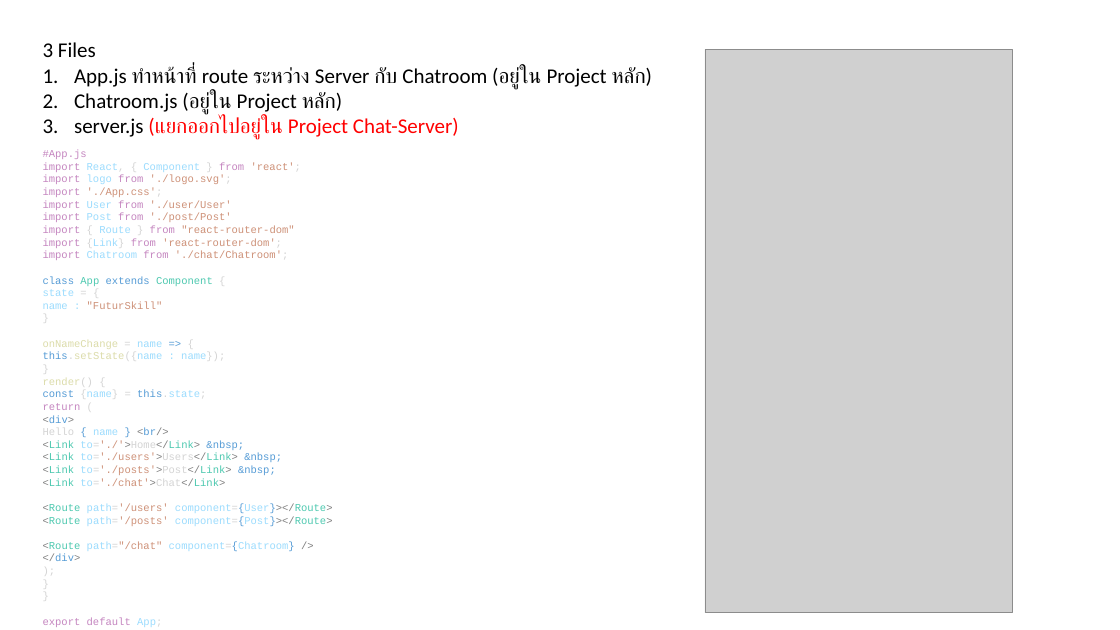
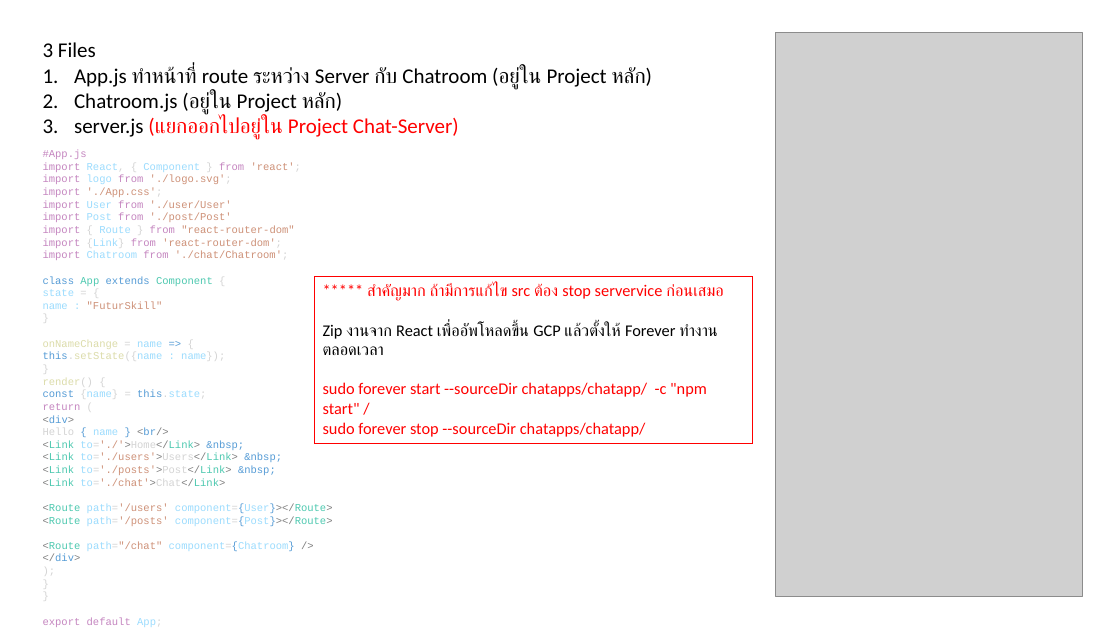
Before and after one commit to akarawat/React_SocketIO_Chat, a slide deck: slide 4 of How to Sociket_io.pptx (slide 3 before the commit). Drawn at 1120x630 pixels with LibreOffice and Linux fonts; fonts in the diff are those of the drawing; grey boxes stand for pictures. Boxes give left, top, right and bottom in pixels: in the first picture for what was removed or moved away, otherwise in the second. Text is boxed around its words. In the diff, an @@ line names an element or a change of style, - is before the commit and + after.

```diff
--- a/How to Sociket_io.pptx
+++ b/How to Sociket_io.pptx
@@ picture: place and size @@
-picture at [705,50,1012,613]
+picture at [776,33,1083,597]
@@ rectangle added at [314,276,753,444], outline #FF0000 0.75 pt, 14 pt, text #FF0000 @@
+***** สำคัญมาก ถ้ามีการแก้ไข src ต้อง stop servervice ก่อนเสมอ
+Zip งานจาก React เพื่ออัพโหลดขึ้น GCP แล้วตั้งให้ Forever ทำงานตลอดเวลา
+sudo forever start --sourceDir chatapps/chatapp/ -c "npm start" /
+sudo forever stop --sourceDir chatapps/chatapp/
```
Also in this commit, not shown: 1 other slide changed, 3 slides added, 8 other files.
